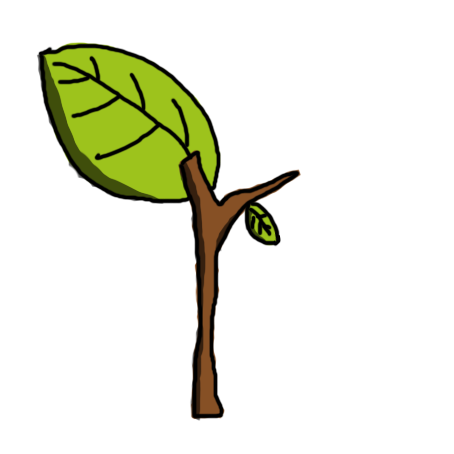
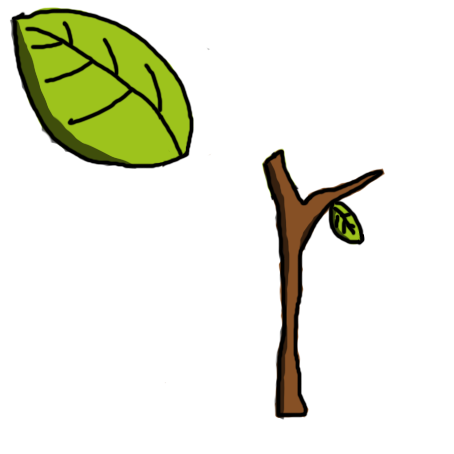
The second (454, 454) image is a revision of the first. Changes to its layers:
added layer "图层 7 副本 2" above "图层 7 副本" over (206, 47, 385, 420)
added layer "图层 7 副本" above "图层 7" over (9, 7, 212, 384)
hid "图层 7" over (37, 43, 300, 419)
hid "shadow" over (36, 53, 267, 421)
hid "图层 8" over (178, 149, 302, 420)
hid "图层 9" over (40, 42, 279, 246)
